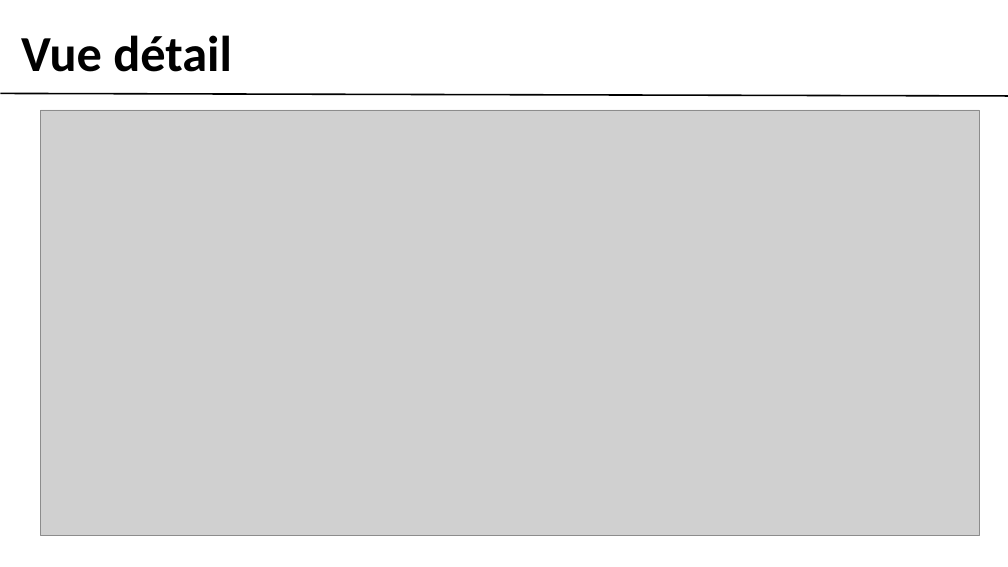
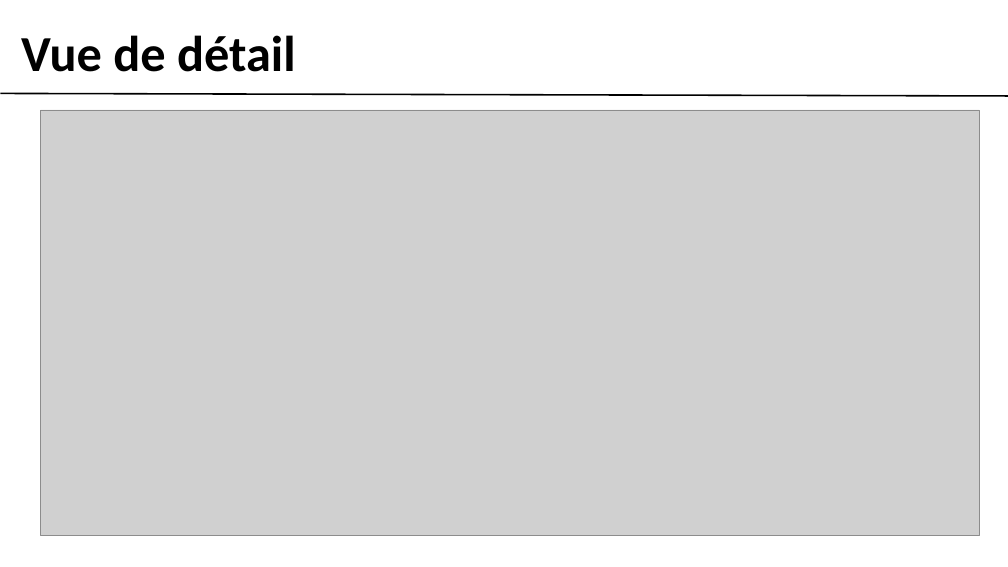
Before and after one commit to gobengo/devoxx-panorama-js-testing, a slide deck: slide 4 of doc/coverage_part.ppt. Drawn at 1008x567 pixels with LibreOffice and Linux fonts; fonts in the diff are those of the drawing; grey boxes stand for pictures; background and template pictures are left out. Boxes give left, top, right and bottom in pixels: in the first picture for what was removed or moved away, otherwise in the second. Text is boxed around its words. In the diff, an @@ line names an element or a change of style, - is before the commit and + after.

```diff
--- a/doc/coverage_part.ppt
+++ b/doc/coverage_part.ppt
@@ text at (21,35,296,72): text changed @@
-Vue détail
+Vue de détail
```
Also in this commit, not shown: 2 other slides changed.
